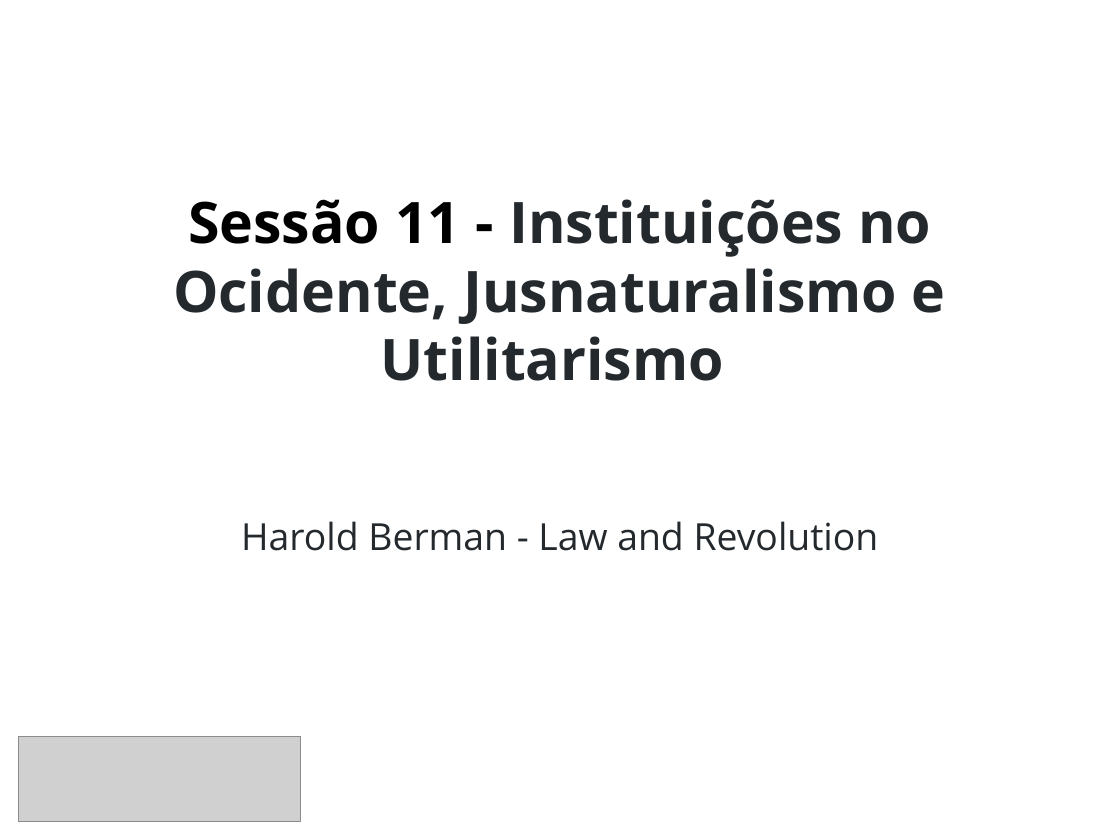
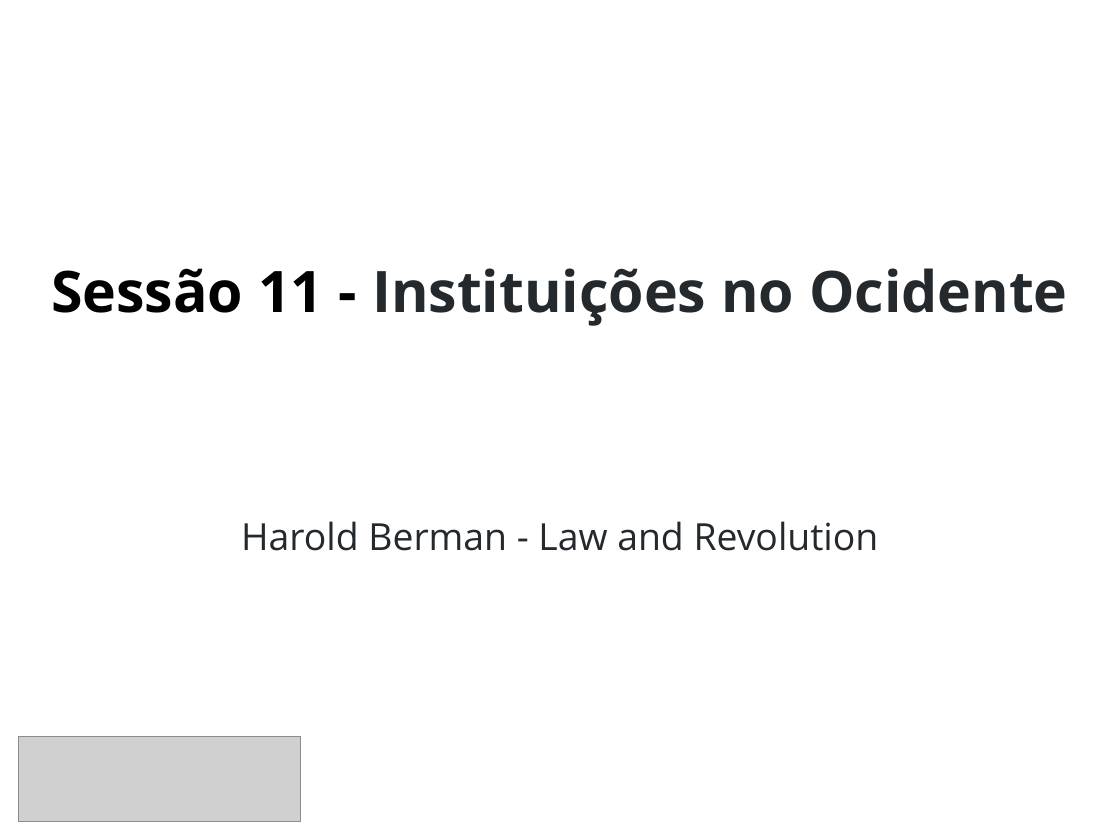
Before and after one commit to danilofreire/omma, a slide deck: slide 1 of sessoes-11-12/sessao-11.pptx. Drawn at 1120x840 pixels with LibreOffice and Linux fonts; fonts in the diff are those of the drawing; grey boxes stand for pictures. Boxes give left, top, right and bottom in pixels: in the first picture for what was removed or moved away, otherwise in the second. Text is boxed around its words. In the diff, an @@ line names an element or a change of style, - is before the commit and + after.

```diff
--- a/sessoes-11-12/sessao-11.pptx
+++ b/sessoes-11-12/sessao-11.pptx
@@ title at (51,268,1068,326): text changed @@
-Sessão 11 - Instituições no Ocidente, Jusnaturalismo e Utilitarismo
+Sessão 11 - Instituições no Ocidente
```
Also in this commit, not shown: 22 other files.
